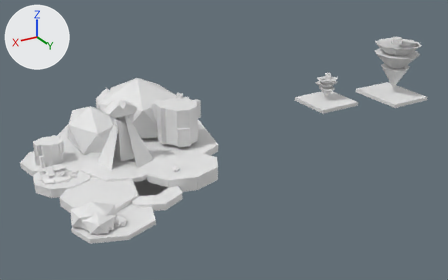
Before and after pictures for a commit that changed the Blender file CAMP_LAST _VERSION.blend.
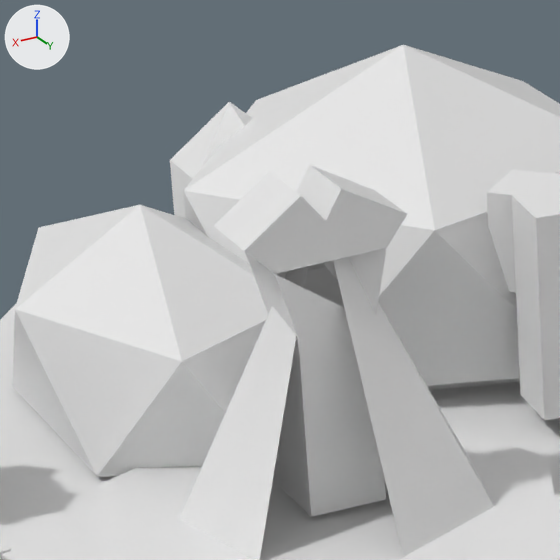
The first picture shows the older version from a 50 mm camera at (15.41, 17.11, 9.53) aimed at (3.88, -2.11, -0.09). The close-ups show both versions on the part from 15% to 37% of the width and 25% to 60% of the height of that picture. Arrows for +X, +Y and +Z are at upper left; the lights stay in place.

The older version as bpy lines, for what is in view:
```python
me_icosphere_025 = bpy.data.meshes.new('Icosphere.025')
me_icosphere_025.from_pydata(...)  # an icosphere of 20 faces spanning x -0.89..0.89, y -0.85..0.85, z -1.0..1.0
me_icosphere_026 = bpy.data.meshes.new('Icosphere.026')
me_icosphere_026.from_pydata(...)  # an icosphere of 20 faces spanning x -0.89..0.89, y -0.85..0.85, z -1.0..1.0
me_plane_004 = bpy.data.meshes.new('Plane.004')
me_plane_004.from_pydata([(0.0, 0.0, 0.0), (0.0, 0.0, 1.85), (0.0, 0.0, 1.85), (-0.3, 0.0, 2.29), (0.36, 0.0, 2.28)], [(2, 1), (0, 2), (2, 3), (2, 4)], [])
ob_icosphere_001 = bpy.data.objects.new('Icosphere.001', me_icosphere_026)
ob_icosphere_001.location = (7.383, -5.273, 0.956)
ob_icosphere_001.scale = (-0.524, 0.49, 0.8)
ob_icosphere_014 = bpy.data.objects.new('Icosphere.014', me_icosphere_025)
ob_icosphere_014.location = (8.543, -3.887, 0.643)
ob_icosphere_014.scale = (1.0, 1.64, 1.0)
ob_plane_003 = bpy.data.objects.new('Plane.003', me_plane_004)
ob_plane_003.location = (8.151, -1.798, 0.298)
ob_plane_003.scale = (1.0, 1.0, 0.859)
_m = ob_plane_003.modifiers.new('Skin', 'SKIN')
# also in view: 'Cylinder.026' at (8.25, -1.68, 0.08); 'Cone.001' at (8.11, -1.75, 1.25); 'Cylinder.034' at (5.67, -2.34, 1.05); 'Cylinder.027' at (6.76, 0.0, 0.13); 'Icosphere.002' at (6.46, -4.31, 0.92)
```
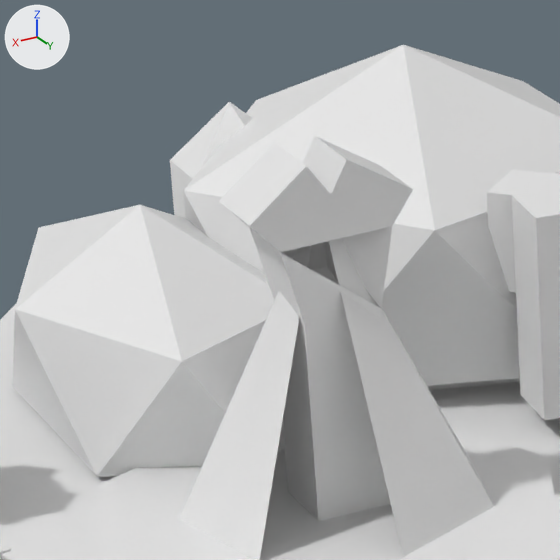
Location of each change, [x1, y1, x2, y2] in pixels of the close-ups (560 x 560 px):
'Plane.003', moved, rescaled (9% taller): before [214, 165, 407, 517]; after [219, 136, 413, 521]

Patch to the scene script:
```diff
--- a/CAMP_LAST _VERSION.blend.py
+++ b/CAMP_LAST _VERSION.blend.py
@@ ob_plane_003 @@
 ob_plane_003 = bpy.data.objects.new('Plane.003', me_plane_004)
-ob_plane_003.location = (8.151, -1.798, 0.298)
-ob_plane_003.scale = (1.0, 1.0, 0.859)
+ob_plane_003.location = (8.105, -1.798, 0.251)
+ob_plane_003.scale = (1.0, 1.0, 0.951)
 _m = ob_plane_003.modifiers.new('Skin', 'SKIN')
```
